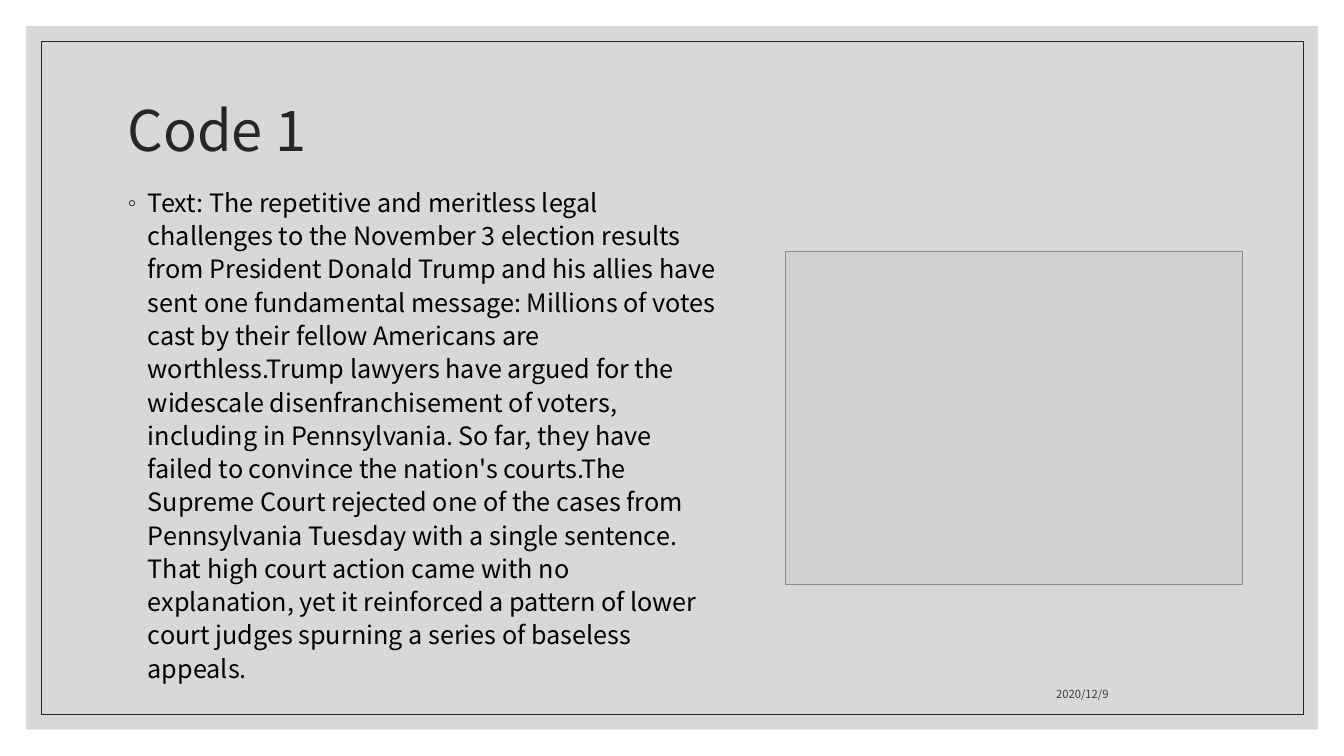
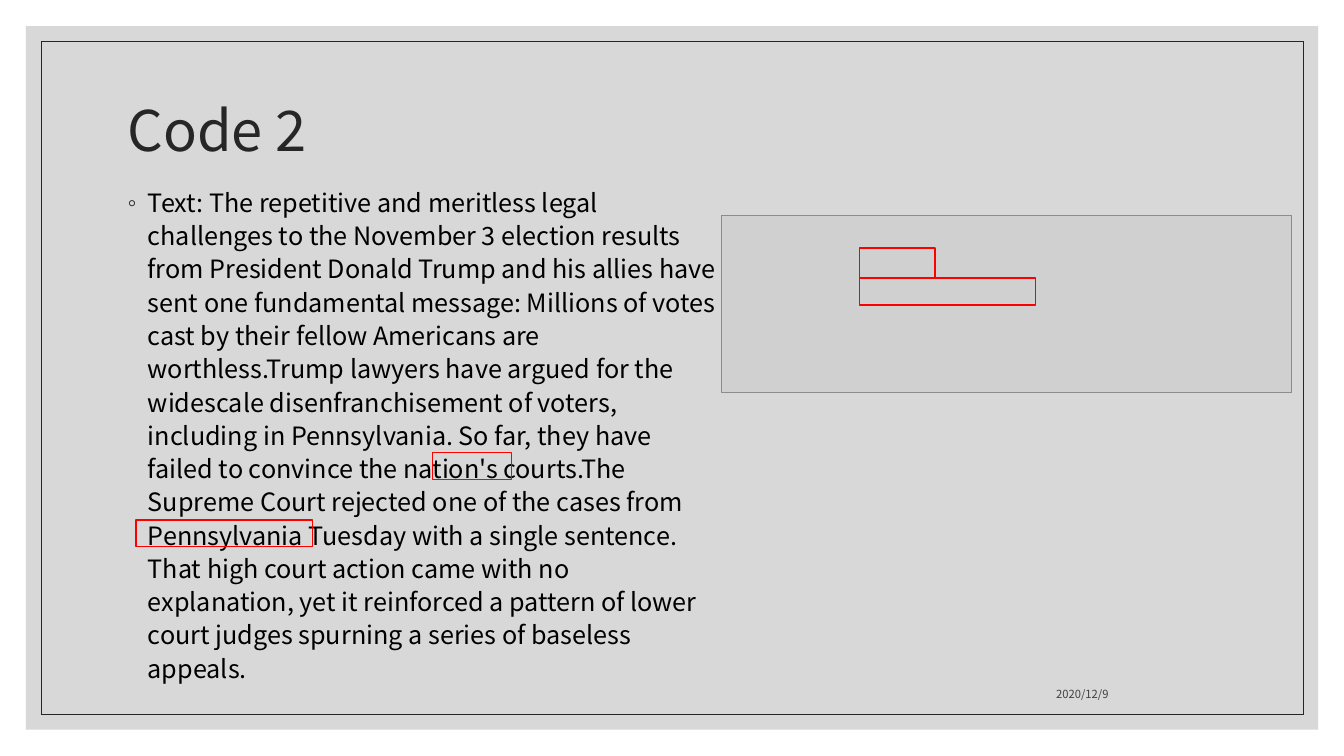
Before and after one commit to Minniemu/BERT-for-token-Classification, a slide deck: slide 7 of 20201210.pptx (slide 9 before the commit). Drawn at 1344x756 pixels with LibreOffice and Linux fonts; fonts in the diff are those of the drawing; grey boxes stand for pictures. Boxes give left, top, right and bottom in pixels: in the first picture for what was removed or moved away, otherwise in the second. Text is boxed around its words. In the diff, an @@ line names an element or a change of style, - is before the commit and + after.

```diff
--- a/20201210.pptx
+++ b/20201210.pptx
@@ title at (128,106,306,152): text changed @@
-Code 1
+Code 2
@@ picture added at (722,216,1292,393) @@
@@ picture removed at (785,251,1242,584) @@
@@ rectangle added at (860,248,936,278), outline #FF0000 1 pt @@
@@ rectangle added at (860,278,1036,306), outline #FF0000 1 pt @@
@@ rectangle added at (433,453,511,480), outline #FF0000 1 pt @@
@@ rectangle added at (136,520,313,547), outline #FF0000 1 pt @@
```
Also in this commit, not shown: 6 slides added.
